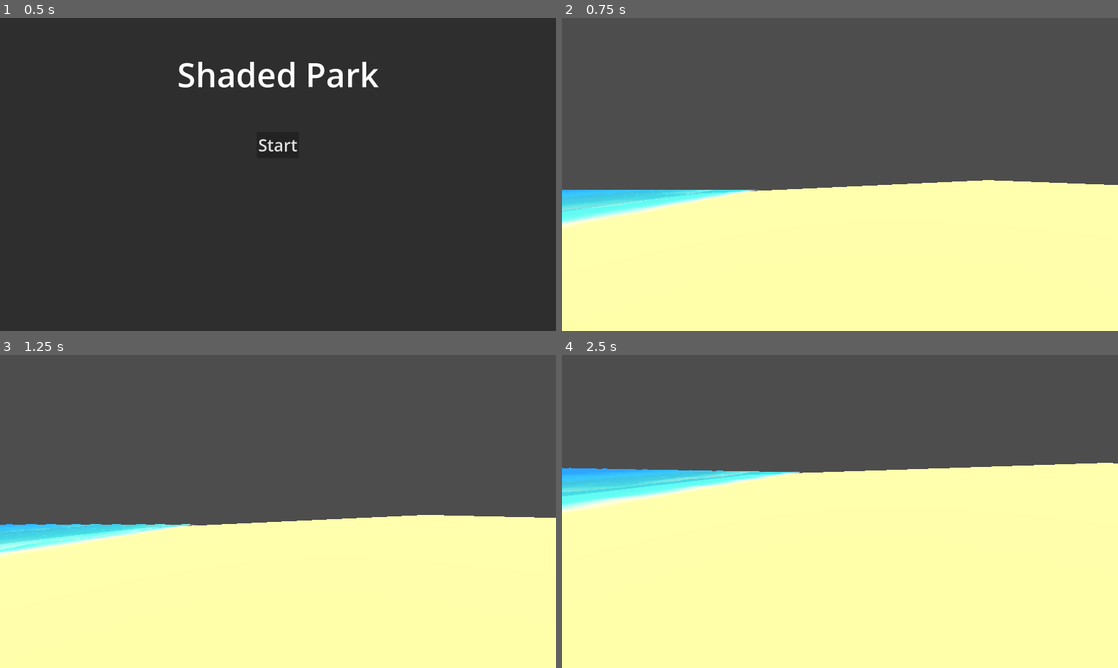
Above: before the commit, frames 1-4 (two rows, left to right).
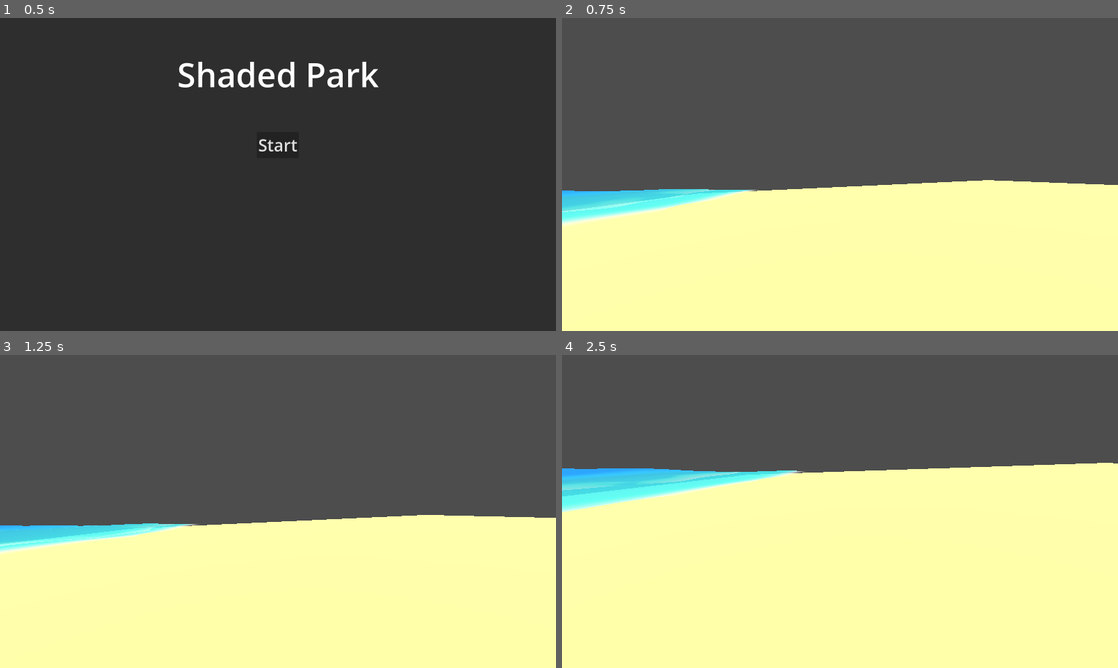
Above: after the commit, the same moments.

Repository: Spooked2/Shaded-Park
Game: Godot game, scene res://main_menu.tscn
Two runs of this game, one before a commit and one after it. Both use one fixed random seed, a clock stepped at 60 frames per second and the inputs below.
Inputs (mouse positions are in pixels of both pictures, inside the frame that each line leads up to):
- Up to frame 1 (0.5 s): no input
- Up to frame 2 (0.75 s): click "Start" at 0.5 s
- Up to frame 3 (1.25 s): no input
- Up to frame 4 (2.5 s): move the mouse to (867, 511) at 1.27 s; hold W (move_forward) from 1.28 s (still down); tap Enter at 2 s; move the mouse to (812, 511) at 2.02 s

Frame 1 is identical in both runs. In frame 2, 0.5% of the frame differs, in the area x 0-34%, y 54-65%; in frame 3, 0.6%; in frame 4, 1.1%, in the area x 0-44%, y 36-51%.

Commit message:
CHANGE tweaked ocean wave sine inputs

Diff:
--- a/assets/shaders/beach/ocean.gdshader
+++ b/assets/shaders/beach/ocean.gdshader
@@ -5,6 +5,8 @@
 uniform float wave_speed: hint_range(0.0, 2.0) = 0.5;
 uniform float wave_amount: hint_range(0.1, 3.0) = 1.1;
 uniform float wave_start_position: hint_range(0.0, 0.9) = 0.7;
+uniform float wave_time_scale: hint_range(0.0, 2.0) = 0.2;
+uniform float wave_intensity: hint_range(0.0, 2.0) = 0.13;
 
 vec2 wave(float amp, float x, float wavelength, float speed) {
 	float freq = 2.0 / wavelength;
@@ -14,23 +16,41 @@
 }
 
 void vertex() {
-	vec2 wave1 = wave(1.0, UV.y, 0.8, 1.1);
-	vec2 wave2 = wave(1.2, VERTEX.z, 1.18, 1.14);
-	vec2 wave3 = wave(0.9, UV.x, 1.22, 0.9);
-	vec2 wave4 = wave(1.1, VERTEX.x, 0.83, 0.85);
+	vec2 wave1 = wave(1.8, UV.y, 0.2, wave_time_scale);
+	vec2 wave2 = wave(1.4, -UV.y, 0.7, wave_time_scale);
+	vec2 wave3 = wave(0.8, UV.y, 1.1, wave_time_scale);
+	vec2 wave4 = wave(0.4, -UV.y, 2.25, wave_time_scale);
+	vec2 wave5 = wave(1.8, -UV.x, 0.2, wave_time_scale);
+	vec2 wave6 = wave(1.4, UV.x, 0.7, wave_time_scale);
+	vec2 wave7 = wave(0.8, -UV.x, 1.1, wave_time_scale);
+	vec2 wave8 = wave(0.4, UV.x, 2.25, wave_time_scale);
 
-	float sine_wave_sum = sin(wave1.x + wave2.x + wave3.x + wave4.x);
+	float sine_wave_sum = sin(wave1.x
+	+ wave2.x
+	+ wave3.x
+	+ wave4.x
+	+ wave5.x
+	+ wave6.x
+	+ wave7.x
+	+ wave8.x);
 
-	VERTEX += NORMAL * (sine_wave_sum * 0.05);
+	VERTEX += NORMAL * (sine_wave_sum * wave_intensity);
 
-	//float cosine_wave_sum = wave1.y + wave2.y + wave3.y + wave4.y;
-	//
-	//vec3 tangent = vec3(1.0, 0.0, cosine_wave_sum);
-	//vec3 binormal = vec3(0.0, 1.0, cosine_wave_sum);
-	//
-	//vec3 normal = cross(tangent, binormal);
-	//
-	//NORMAL = normal;
+	float cosine_wave_sum = (wave1.y
+	+ wave2.y
+	+ wave3.y
+	+ wave4.y
+	+ wave5.y
+	+ wave6.y
+	+ wave7.y
+	+ wave8.y) * wave_intensity;
+
+	vec3 tangent = vec3(1.0, 0.0, cosine_wave_sum);
+	vec3 binormal = vec3(0.0, 1.0, cosine_wave_sum);
+
+	vec3 normal = cross(tangent, binormal);
+
+	NORMAL += NORMAL * normalize(normal);
 
 }
 
@@ -41,11 +61,14 @@
 	// Create some scrolling white foam waves and overlay them on top of the base color
 	vec2 wave_uv = (UV - vec2(wave_start_position, 0.0)) * 5.0;
 
-	// Make the waves wavy
-	float wave1 = wave(0.45, wave_uv.y, 0.25, 0.55).x;
-	float wave2 = wave(0.95, wave_uv.y, 0.6, 0.5).x;
-	float wave3 = wave(0.55, wave_uv.y, 0.4, 0.65).x;
-	float wave_sum = 0.075 * sin(wave1 + wave2 + wave3);
+	// Make the foam waves wavy
+	float wave1 = wave(1.25, wave_uv.y, 0.45, wave_time_scale).x;
+	float wave2 = wave(0.95, -wave_uv.x, 1.1, wave_time_scale).x;
+	float wave3 = wave(0.55, wave_uv.y, 1.6, wave_time_scale).x;
+	float wave4 = wave(1.45, wave_uv.y, 0.45, wave_time_scale).x;
+	float wave5 = wave(0.75, -wave_uv.y, 1.3, wave_time_scale).x;
+	float wave6 = wave(0.45, wave_uv.x, 1.9, wave_time_scale).x;
+	float wave_sum = 0.05 * sin(wave1 + wave2 + wave3 + wave4 + wave5 + wave6);
 
 	float waves = smoothstep(0.5, 2.5, fract((wave_uv.x * wave_amount) + wave_sum - fract(TIME * wave_speed)));
 
--- a/levels/beach/beach.tscn
+++ b/levels/beach/beach.tscn
@@ -49,8 +49,10 @@
 shader_parameter/water_color_gradient = SubResource("GradientTexture1D_3bnml")
 shader_parameter/wave_break_noise = SubResource("NoiseTexture2D_07d7i")
 shader_parameter/wave_speed = 0.5
-shader_parameter/wave_amount = 1.1
+shader_parameter/wave_amount = 1.10000004899012
 shader_parameter/wave_start_position = 0.5910000280725
+shader_parameter/wave_time_scale = 0.2000000095
+shader_parameter/wave_intensity = 0.130000006175
 
 [node name="Beach" type="Node3D" unique_id=1092459270]
 
@@ -80,6 +82,7 @@
 mesh = SubResource("PlaneMesh_i3yn0")
 
 [node name="CollisionShape3D" type="CollisionShape3D" parent="Sand" unique_id=898193961]
+visible = false
 shape = SubResource("WorldBoundaryShape3D_k8g7j")
 
 [node name="Ocean" type="MeshInstance3D" parent="." unique_id=2001608621]
